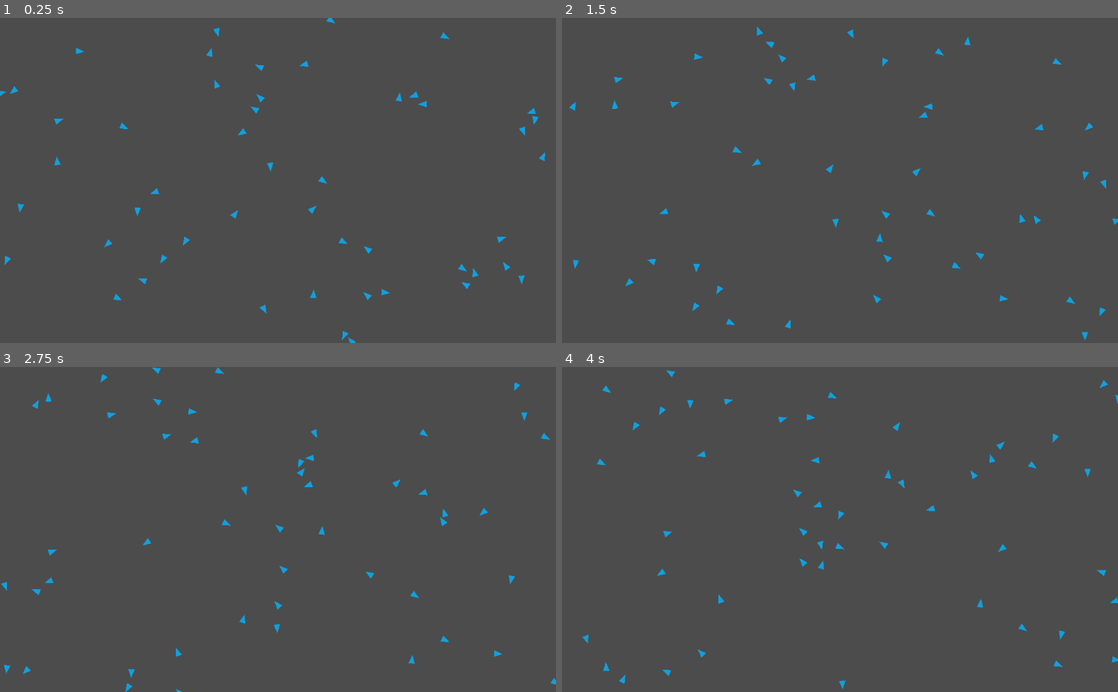
Above: before the commit, frames 1-4 (two rows, left to right).
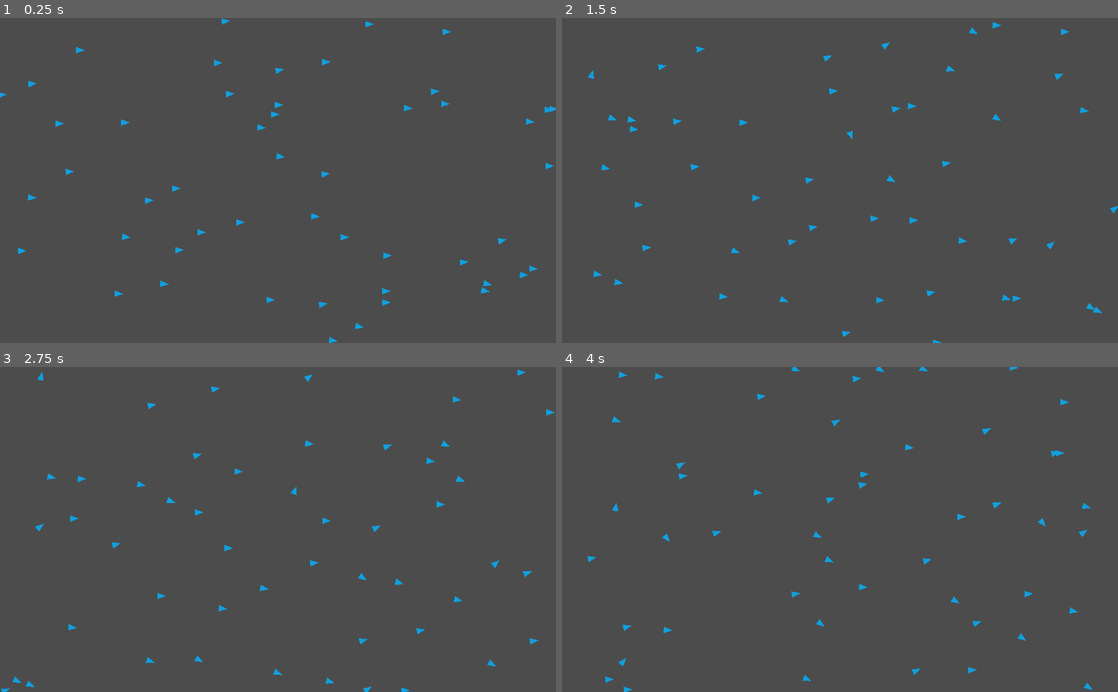
Above: after the commit, the same moments.

Repository: deplanty/boids-godot
Game: Godot game, scene res://scenes/board.tscn
Two runs of this game, one before a commit and one after it. Both use one fixed random seed, a clock stepped at 60 frames per second and the inputs below.
Inputs:
- Up to frame 1 (0.25 s): no input
- Up to frame 2 (1.5 s): no input
- Up to frame 3 (2.75 s): no input
- Up to frame 4 (4 s): no input

The runs differ from the first frame. In frame 1, 1.7% of the frame differs, in the area x 0-100%, y 0-100%; in frame 2, 1.8%; in frame 3, 1.8%; in frame 4, 1.8%.

Commit message:
Add boids separation

Diff:
--- a/scenes/boid.gd
+++ b/scenes/boid.gd
@@ -2,8 +2,12 @@
 
 # Boid parameters
 var id : String = ""
-export (float) var speed :int = 5000  # pixel/???
-export (int) var detection_radius :int = 80
+export (Vector2) var speed := Vector2(5000, 0)  # pixel/???
+export (int) var detection_radius := 80  # pixel
+export (float, 0.01, 0.99) var protection_radius := 0.3  # %
+export (float, 0.01, 0.99) var separation := 0.5  # %
+export (float, 0.01, 0.99) var aligment := 0.5  # %
+export (float, 0.01, 0.99) var cohesion := 0.5  # %
 # Scenes and objects
 onready var detection_area = $Area2D
 
@@ -15,10 +19,31 @@
 
 
 func _process(delta) -> void:
-	var velocity = Vector2(1, 0).rotated(rotation) * speed * delta
-	move_and_slide(velocity)
 
-	# Make the world as a donut
+	var boids = detection_area.get_overlapping_bodies()
+	var closed_delta = Vector2(0, 0)
+	for boid in get_boids_in_protection():
+		closed_delta.x += position.x - boid.position.x
+		closed_delta.y += position.y - boid.position.y
+
+	speed += closed_delta * separation
+	move_and_slide(speed * delta)
+	look_at(position + speed)
+
+	# Make the world as a donut for the boids
+	world_is_a_donut()
+
+# Methods
+
+func set_random_position(width:int, height:int) -> void:
+	var pad = 5
+	position.x = rand_range(pad, width - pad)
+	position.y = rand_range(pad, height - pad)
+	rotation = deg2rad(rand_range(0, 360))
+	speed.rotated(rotation)
+
+
+func world_is_a_donut():
 	if position.x > Screen.width:
 		position.x = 0
 	elif position.x < 0:
@@ -29,12 +54,11 @@
 	elif position.y < 0:
 		position.y = Screen.height
 
-	var a = 1
 
-# Methods
-
-func set_random_position(width:int, height:int) -> void:
-	var pad = 5
-	position.x = rand_range(pad, width - pad)
-	position.y = rand_range(pad, height - pad)
-	rotation = deg2rad(rand_range(0, 360))
+func get_boids_in_protection() -> Array:
+	var radius = detection_radius * protection_radius
+	$Area2D/CollisionShape2D.shape.radius = radius
+	var bodies = detection_area.get_overlapping_bodies()
+	bodies.erase(self)
+	$Area2D/CollisionShape2D.shape.radius = detection_radius
+	return bodies
